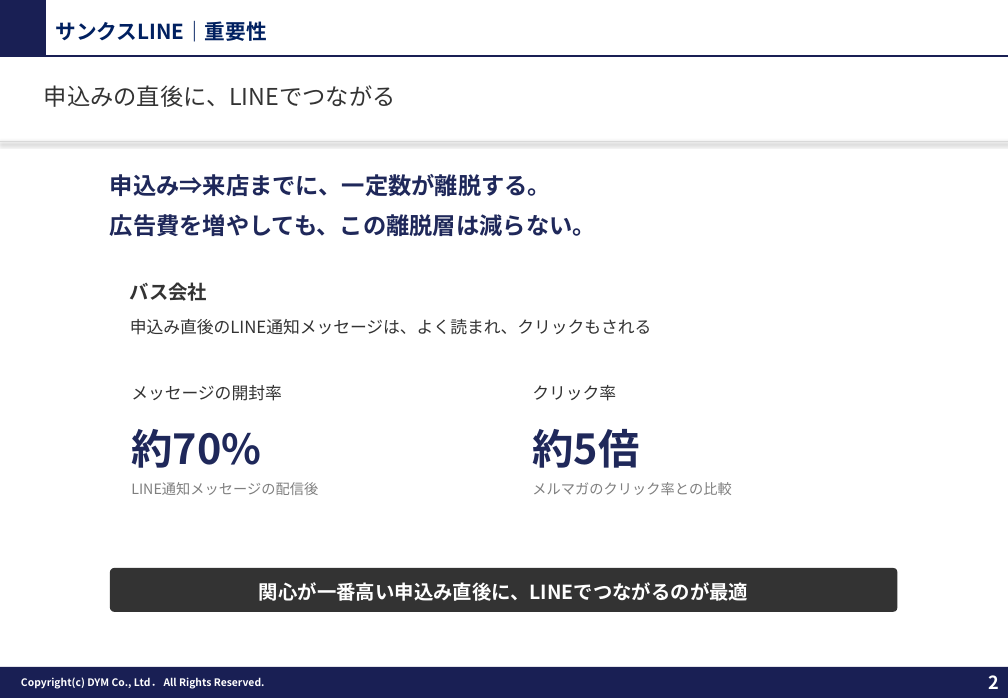
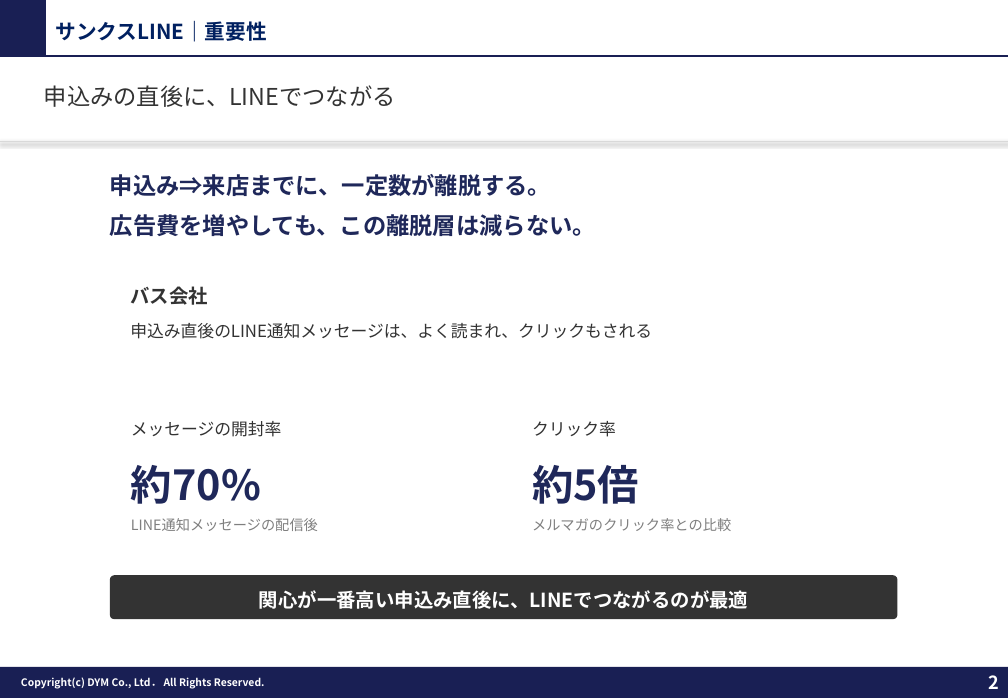
Before and after one commit to tonomura-r-dev/folder, a slide deck: slide 2 of 20261002_サンクスLINEのご提案_事例入り.pptx. Drawn at 1008x698 pixels with LibreOffice and Linux fonts; fonts in the diff are those of the drawing; background and template pictures are left out. Boxes give left, top, right and bottom in pixels: in the first picture for what was removed or moved away, otherwise in the second. Text is boxed around its words. In the diff, an @@ line names an element or a change of style, - is before the commit and + after.

```diff
--- a/20261002_サンクスLINEのご提案_事例入り.pptx
+++ b/20261002_サンクスLINEのご提案_事例入り.pptx
@@ text "バス会社": place and size @@
-text "バス会社" at bbox=[130, 282, 652, 335]
+text "バス会社" at bbox=[130, 286, 652, 339]
@@ text "メッセージの開封率": place and size @@
-text "メッセージの開封率" at bbox=[131, 385, 318, 495]
+text "メッセージの開封率" at bbox=[131, 421, 318, 531]
@@ text "クリック率": place and size @@
-text "クリック率" at bbox=[532, 385, 731, 495]
+text "クリック率" at bbox=[532, 421, 731, 531]
@@ rounded rectangle "関心が一番高い申込み直後に、LINEでつながるのが最適": place and size @@
-rounded rectangle "関心が一番高い申込み直後に、LINEでつながるのが最適" at bbox=[110, 568, 897, 612]
+rounded rectangle "関心が一番高い申込み直後に、LINEでつながるのが最適" at bbox=[110, 575, 897, 619]
```
Also in this commit, not shown: 4 other files.
